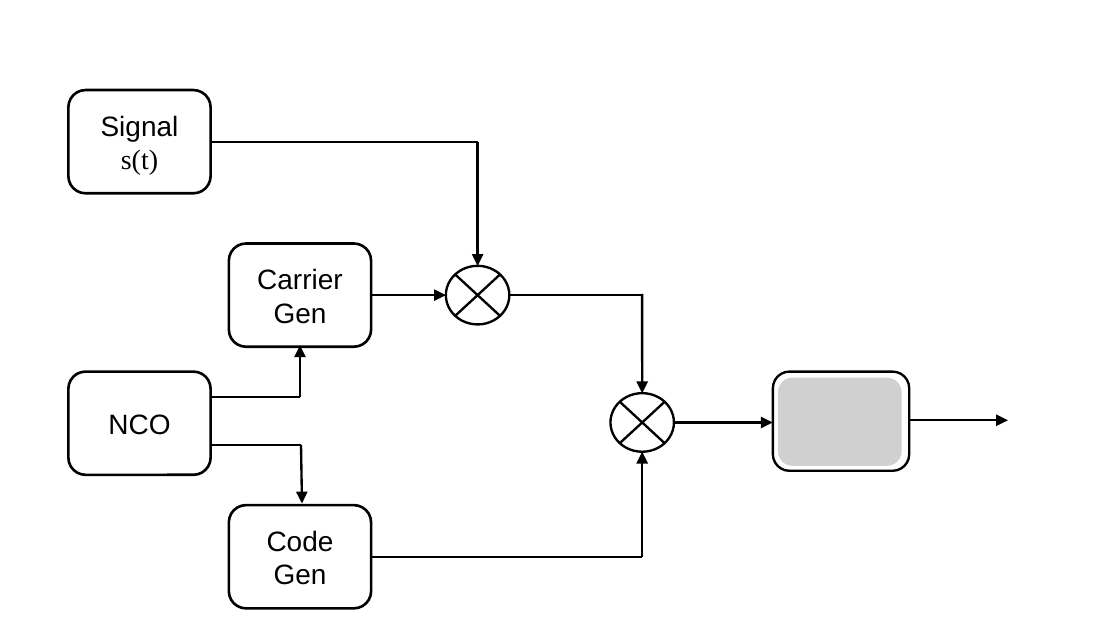
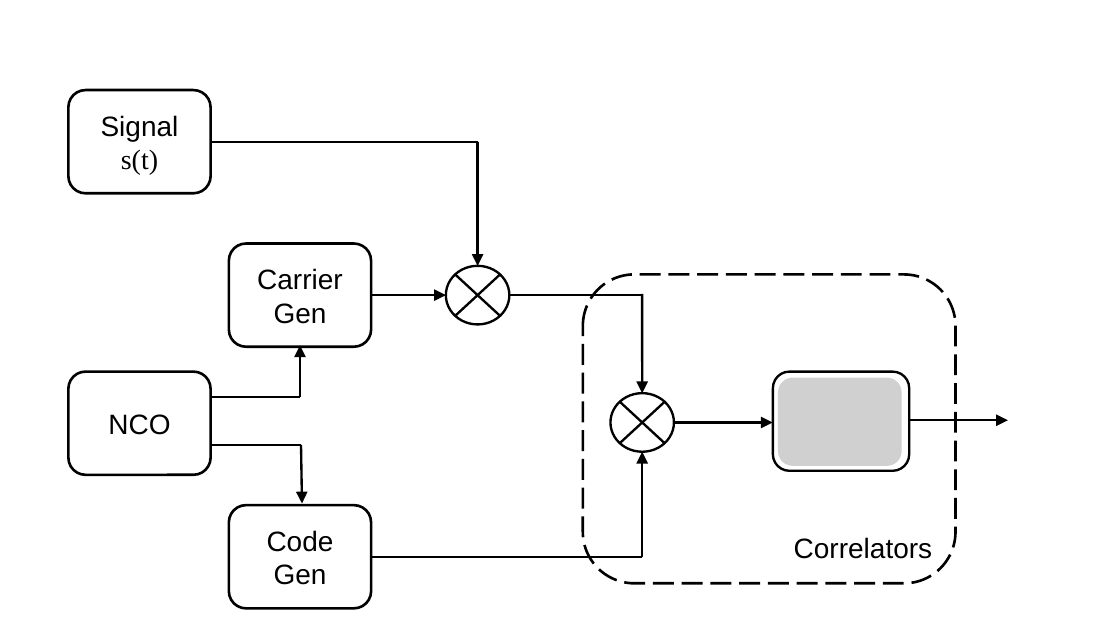
Before and after one commit to BenjiaH/MSc-Project, a slide deck: slide 1 of Final dissertation/_IMAGES/PPT2SVG/PPT2SVG.pptx. Drawn at 1120x630 pixels with LibreOffice and Linux fonts; fonts in the diff are those of the drawing; grey boxes stand for pictures. Boxes give left, top, right and bottom in pixels: in the first picture for what was removed or moved away, otherwise in the second. Text is boxed around its words. In the diff, an @@ line names an element or a change of style, - is before the commit and + after.

```diff
--- a/Final dissertation/_IMAGES/PPT2SVG/PPT2SVG.pptx
+++ b/Final dissertation/_IMAGES/PPT2SVG/PPT2SVG.pptx
@@ rounded rectangle added at (x1=583, y1=275, x2=956, y2=584), outline #000000 2.25 pt dashed, 24 pt, text #000000 @@
+Correlators
```
Also in this commit, not shown: 1 other slide changed, 4 other files.
